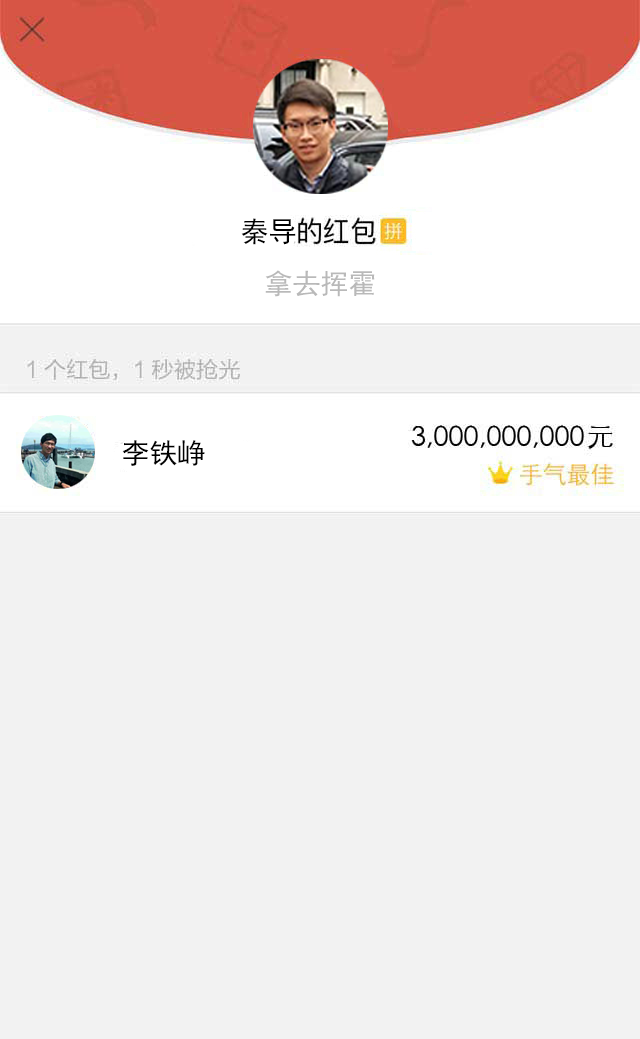
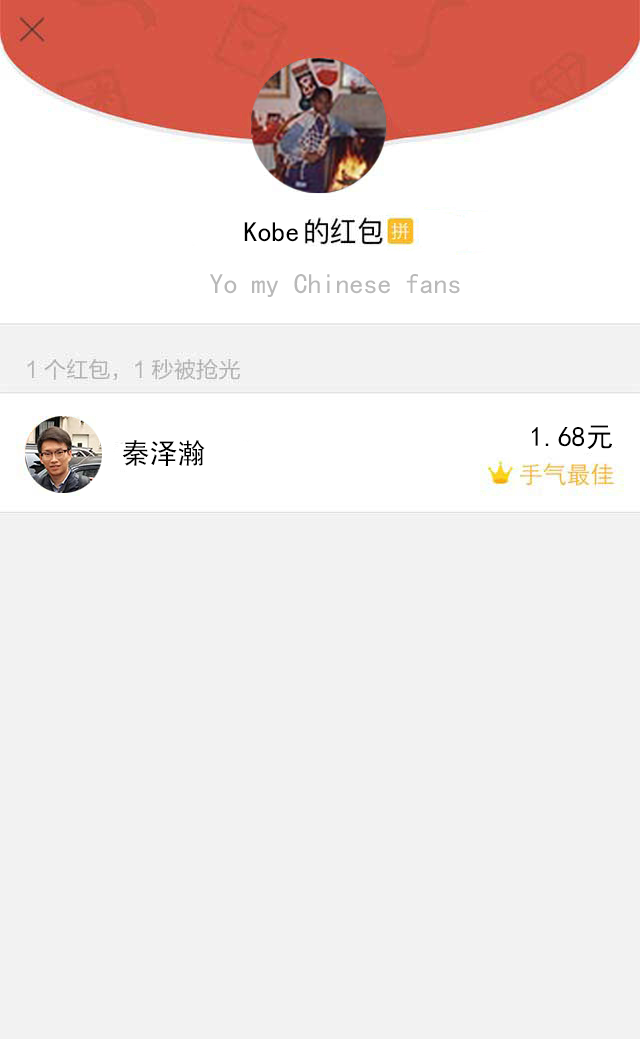
Layer changes from the first (640, 1039) image to the second:
hid "图层 1" over (21, 415, 95, 489)
renamed "李铁峥" to "秦泽瀚", painted on it over (122, 440, 205, 466)
added layer "图层 17" above "Yo my Chinese fans" over (251, 58, 386, 193)
renamed "拿去挥霍" to "Yo my Chinese fans", painted on it over (210, 270, 460, 297)
added layer "图层 14" above "1.68元" over (25, 416, 102, 493)
added layer "1.68元" above "Kobe" over (532, 425, 612, 449)
renamed "秦导" to "Kobe", painted on it over (241, 218, 298, 245)
hid "图层 1 副本" over (253, 59, 388, 194)
added layer "图层 2" above "背景" over (251, 58, 386, 193)
painted on "背景" over (290, 207, 616, 457)
